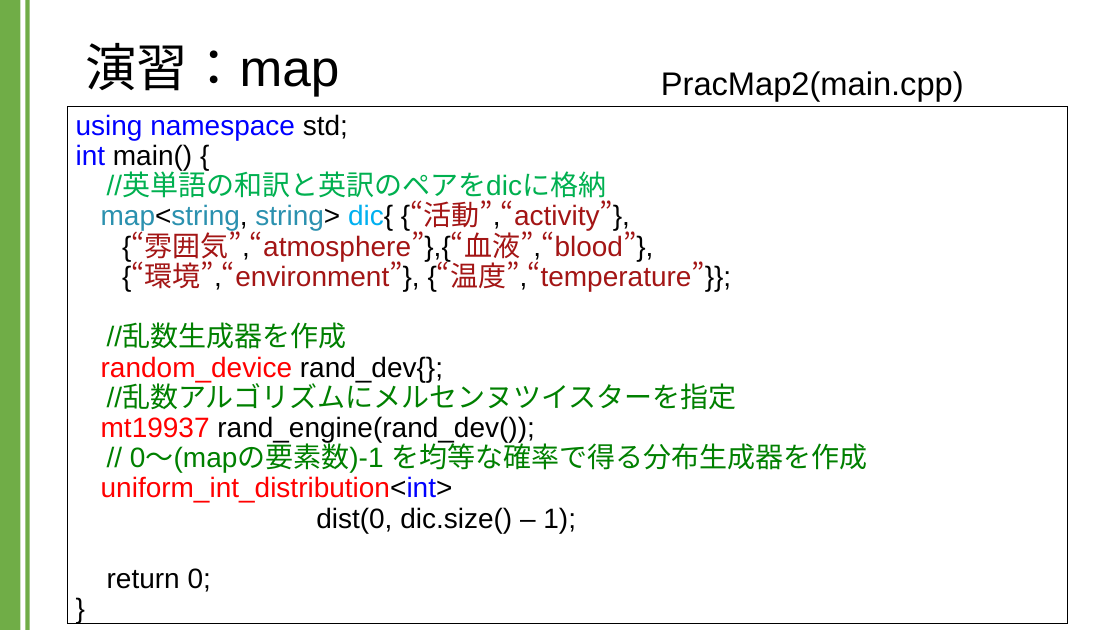
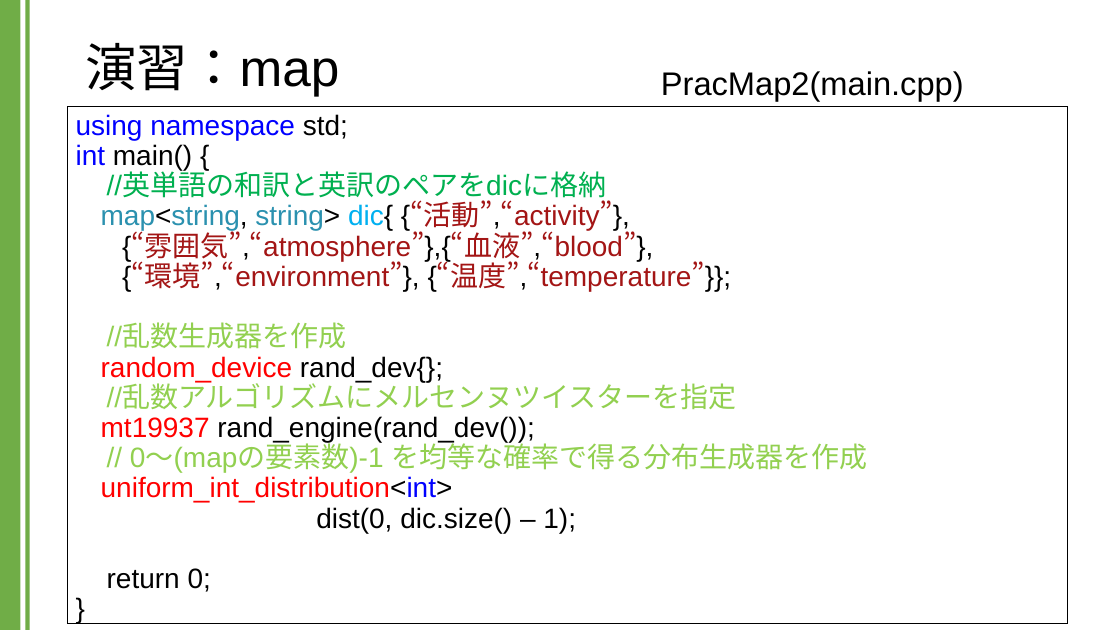
Before and after one commit to kic-murata/cpp2024, a slide deck: slide 18 of 授業資料/演習課題：map.pptx. Drawn at 1120x630 pixels with LibreOffice and Linux fonts; fonts in the diff are those of the drawing. Boxes give left, top, right and bottom in pixels: in the first picture for what was removed or moved away, otherwise in the second. Text is boxed around its words. In the diff, an @@ line names an element or a change of style, - is before the commit and + after.

```diff
--- a/授業資料/演習課題：map.pptx
+++ b/授業資料/演習課題：map.pptx
@@ text "using namespace std; int main() ..." at box(67, 107, 1068, 623): text colour #008000 to #92D050 in "//乱数生成器を作成 //乱数アルゴリズムにメルセンヌツイスターを指定 // 0～(mapの要素数)-1 を均等な確率で ..." @@
```
Also in this commit, not shown: 1 other slide changed.
